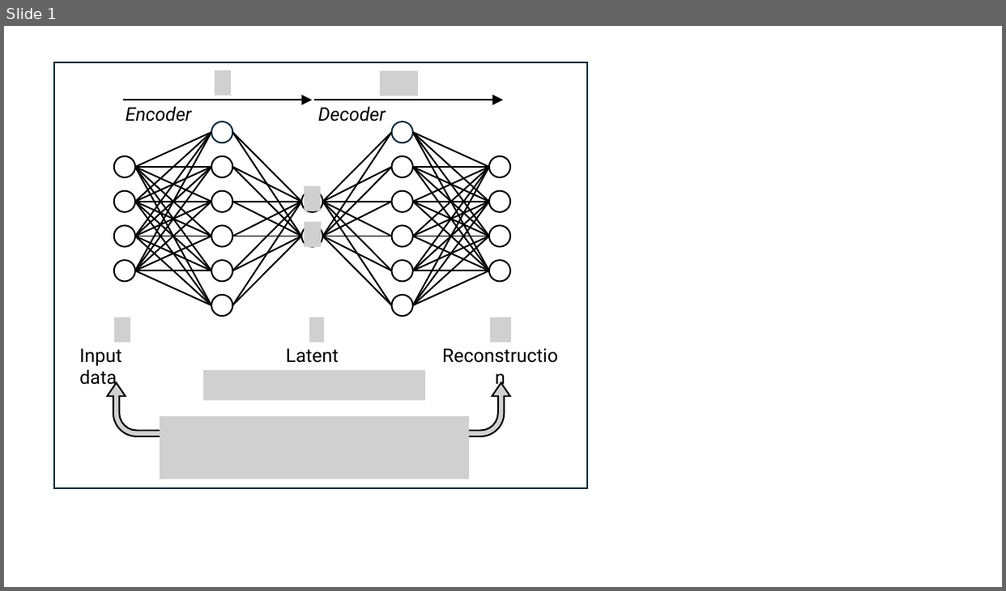
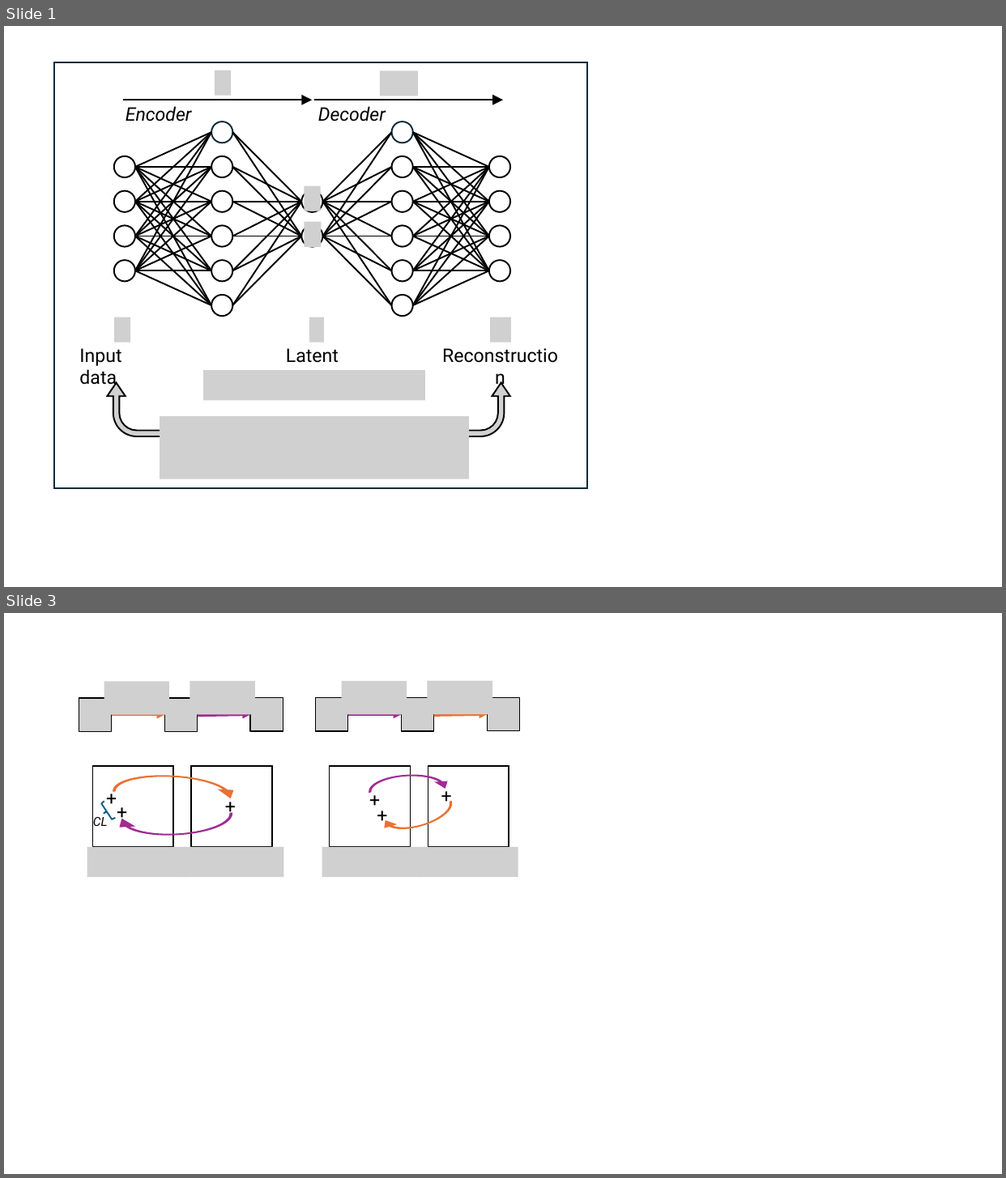
Before and after one commit to mdblackledge/theoryofimaging2, a slide deck: new_images/figures.pptx. Shown one above the other, each under a label of ours: slide 1 before the commit, slides 1 and 3 after it; the slides between them are not shown. The pictures are 1006x591 and 1006x1178 pixels, drawn with LibreOffice and Linux fonts; fonts in the diff are those of the drawing; grey boxes stand for pictures. Boxes give left, top, right and bottom in pixels: in the first picture for what was removed or moved away, otherwise in the second. Text is boxed around its words. In the diff, an @@ line names an element or a change of style, - is before the commit and + after.

```diff
--- a/new_images/figures.pptx
+++ b/new_images/figures.pptx
@@ slide 3 added at box(4, 613, 1002, 1174), background #FFFFFF @@
@@ group added at box(79, 681, 283, 732): 5 pictures, 2 arrows @@
@@ picture added at box(342, 681, 407, 715) @@
@@ picture added at box(427, 681, 492, 715) @@
@@ picture added at box(315, 697, 348, 731) @@
@@ picture added at box(402, 697, 434, 731) @@
@@ picture added at box(487, 697, 520, 731) @@
@@ arrow added from (348, 715) to (402, 715), #A02B93 2.5 pt @@
@@ arrow added from (434, 716) to (487, 714), #E97132 2.5 pt @@
@@ rectangle added at box(92, 766, 173, 847), fill #FFFFFF, outline #000000 1 pt @@
@@ curved down arrow added at box(113, 773, 238, 798), fill #E97132, outline #E97132 1.5 pt @@
@@ rectangle added at box(191, 766, 272, 847), fill #FFFFFF, outline #000000 1 pt @@
@@ rectangle added at box(329, 766, 410, 847), fill #FFFFFF, outline #000000 1 pt @@
@@ curved down arrow added at box(369, 773, 450, 792), fill #A02B93, outline #A02B93 1.5 pt @@
@@ rectangle added at box(428, 766, 509, 847), fill #FFFFFF, outline #000000 1 pt @@
@@ text added at box(434, 780, 459, 810), 18 pt, text #000000 @@
++
@@ left brace added at box(98, 801, 115, 821), outline #156082 1.5 pt @@
@@ text added at box(99, 783, 125, 813), 18 pt, text #000000 @@
++
@@ text added at box(109, 796, 135, 826), 18 pt, text #000000 @@
++
@@ text added at box(218, 791, 244, 821), 18 pt, text #000000 @@
++
@@ text added at box(362, 786, 387, 815), 18 pt, text #000000 @@
++
@@ text added at box(369, 800, 394, 830), 18 pt, text #000000 @@
++
@@ curved down arrow added at box(381, 802, 455, 837), fill #E97132, outline #E97132 1.5 pt @@
@@ text added at box(93, 817, 108, 826), 12 pt, text #000000, italic @@
+CL
@@ curved down arrow added at box(116, 813, 232, 838), fill #A02B93, outline #A02B93 1.5 pt @@
@@ picture added at box(87, 847, 187, 877) @@
@@ picture added at box(184, 847, 284, 877) @@
@@ picture added at box(322, 847, 423, 877) @@
@@ picture added at box(419, 847, 518, 877) @@
```
Also in this commit, not shown: 1 other slide added, 1 slide removed, 1 other file.
